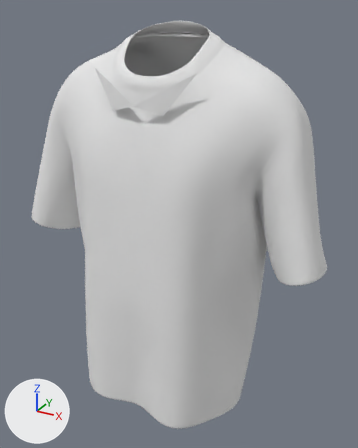
What one commit did to the glTF model public/personnalisateur/model/polo/scene.gltf.
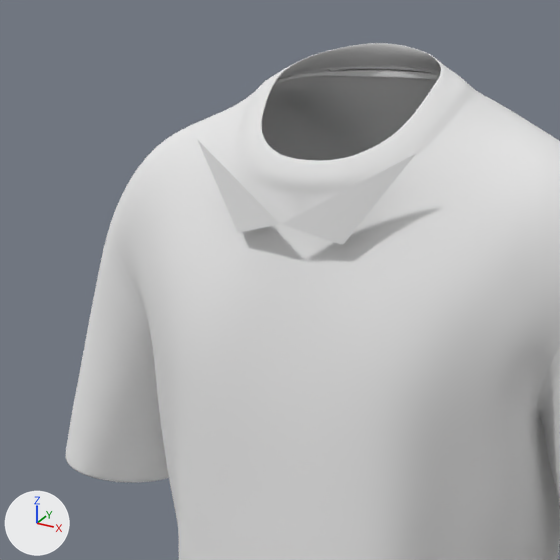
There are two pictures of each version: one whole from a 50 mm lens placed at (24.3, -40.8, 40.1), pointed at (1.3, 1.2, 19.2), one close up on the part from 0% to 74% of the width and 0% to 59% of the height. The axes (+X, +Y, +Z) are drawn at lower left. The lights are the same throughout. The last two pictures show the newer version. Vertices at exactly the same position are counted once.

In view in the first close-up: 'polo'.
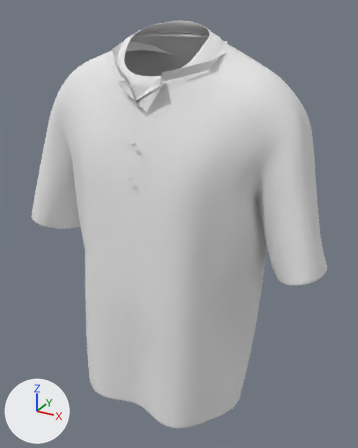
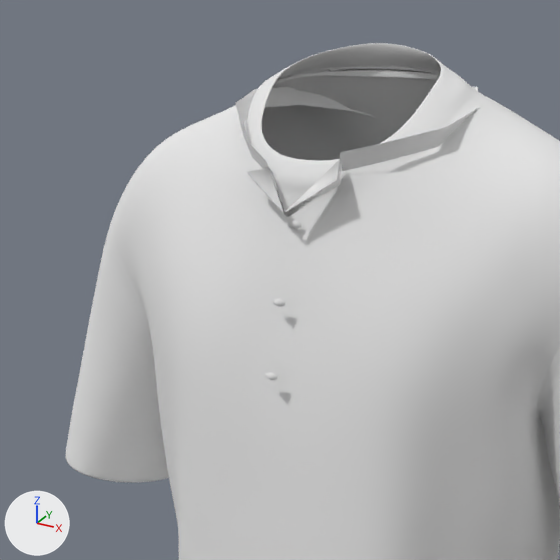
What changed in the scene script:
```text
Change me_mesh_0:
    used by ob_polo; location = (0.0, 0.0, 0.0)
    remove me_mesh_0.from_pydata(...)  # 30399 vertices, 61058 faces; spans x -16.9..17.0, y -7.8..8.9, z -0.3..38.9
    add me_mesh_0.from_pydata(...)  # 30451 vertices, 61114 faces; spans x -16.9..17.0, y -7.8..8.9, z -0.3..38.9
    me_mesh_0 part 1: a new loose piece of 26 vertices spanning x -5.3..5.9, y -2.9..6.0, z 33.6..37.2, in mat_material (its picture is missing)
    me_mesh_0 part 2
    5 vertices are removed from x -5.3..5.3, y -4.7..-3.0, z 31.5..35.1
    2 faces are deleted
    31 vertices are added at x -2.2..2.2, y -6.1..-2.6, z 25.8..34.7
    34 new faces join them
```

Boxes [x1, y1, x2, y2] around the edits, measured in the close-ups (560 x 560 px):
part 1 of me_mesh_0, added
    after: [236, 87, 480, 171]
part 2 of me_mesh_0, cut back
    before: [197, 139, 415, 245]
    after: [247, 160, 343, 380]
